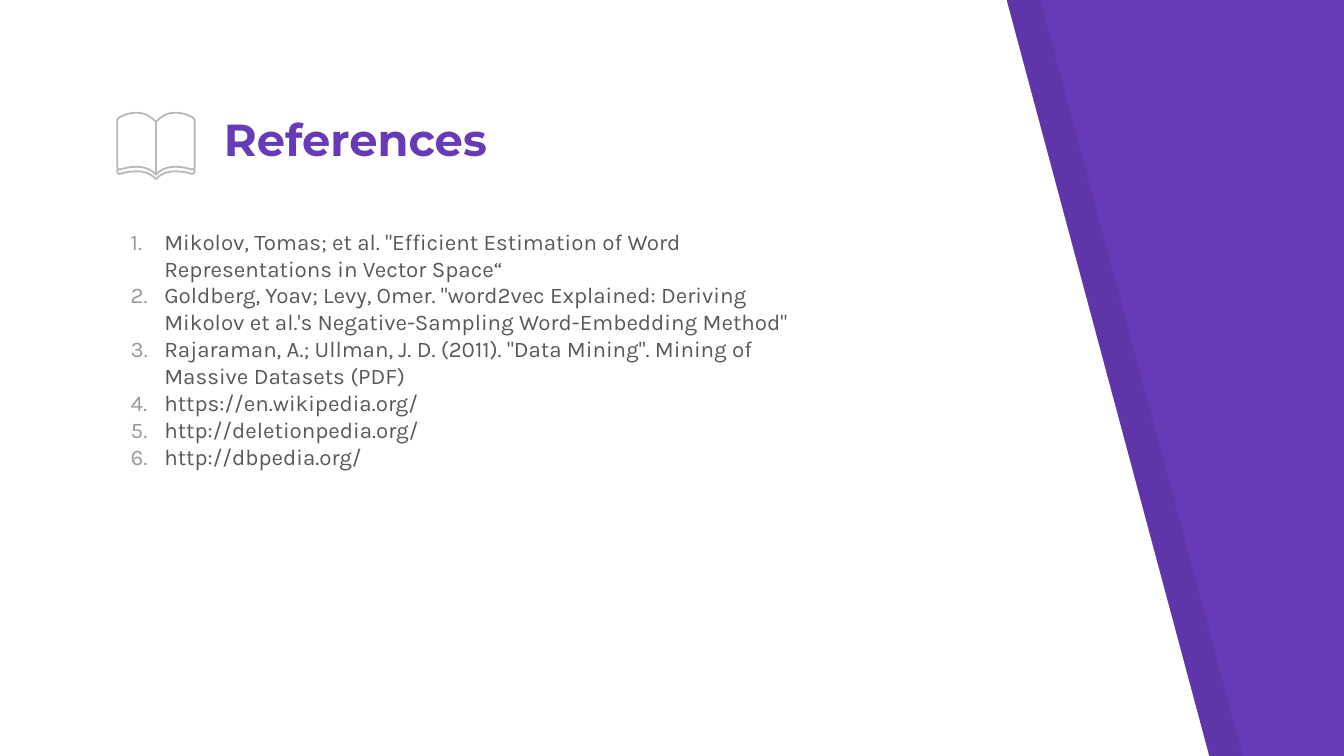
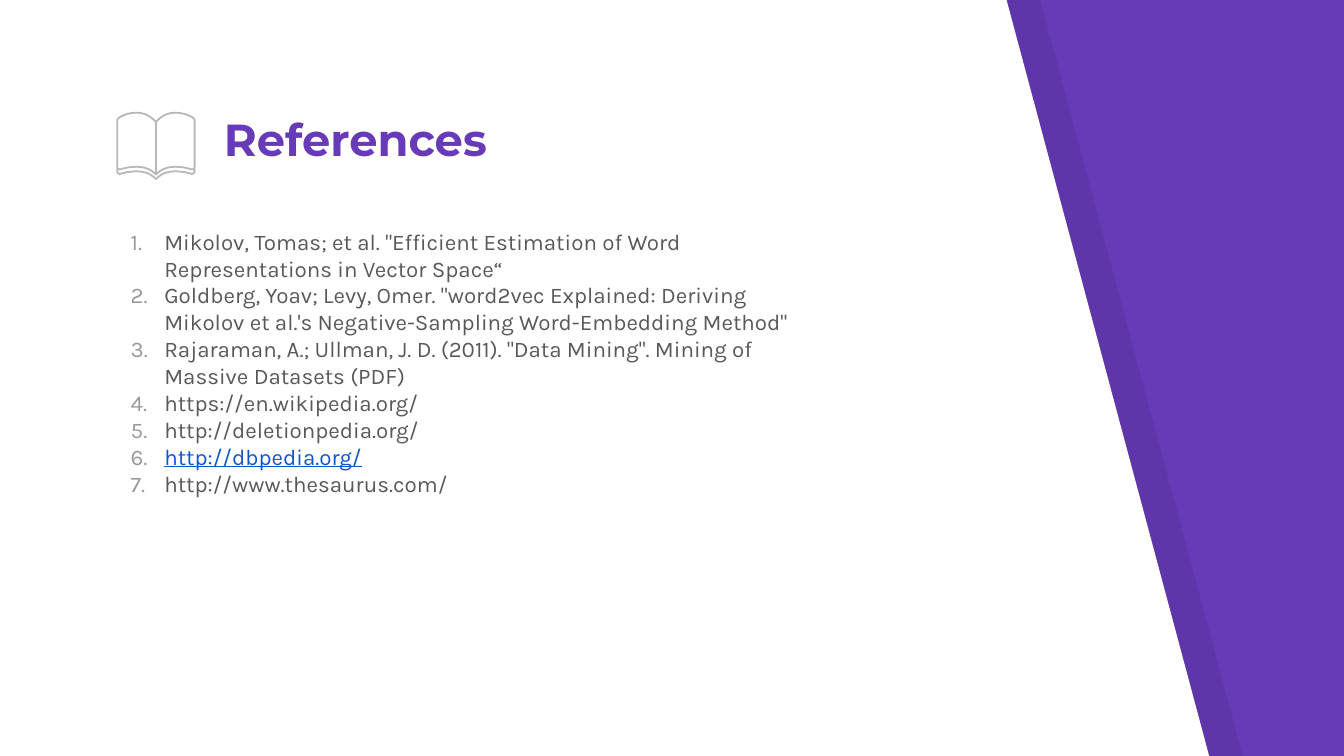
Before and after one commit to wsdm-cup-2017/goosefoot, a slide deck: slide 15 of docs/wsdm.pptx. Drawn at 1344x756 pixels with LibreOffice and Linux fonts; fonts in the diff are those of the drawing. Boxes give left, top, right and bottom in pixels: in the first picture for what was removed or moved away, otherwise in the second. Text is boxed around its words. In the diff, an @@ line names an element or a change of style, - is before the commit and + after.

```diff
--- a/docs/wsdm.pptx
+++ b/docs/wsdm.pptx
@@ text at (164, 448, 361, 471): text colour #595959 to #1155CC, underline on in "http://dbpedia.org/" @@
@@ text at (164, 475, 447, 498): paragraph added @@
+7. http://www.thesaurus.com/
```
Also in this commit, not shown: 5 other slides changed.
